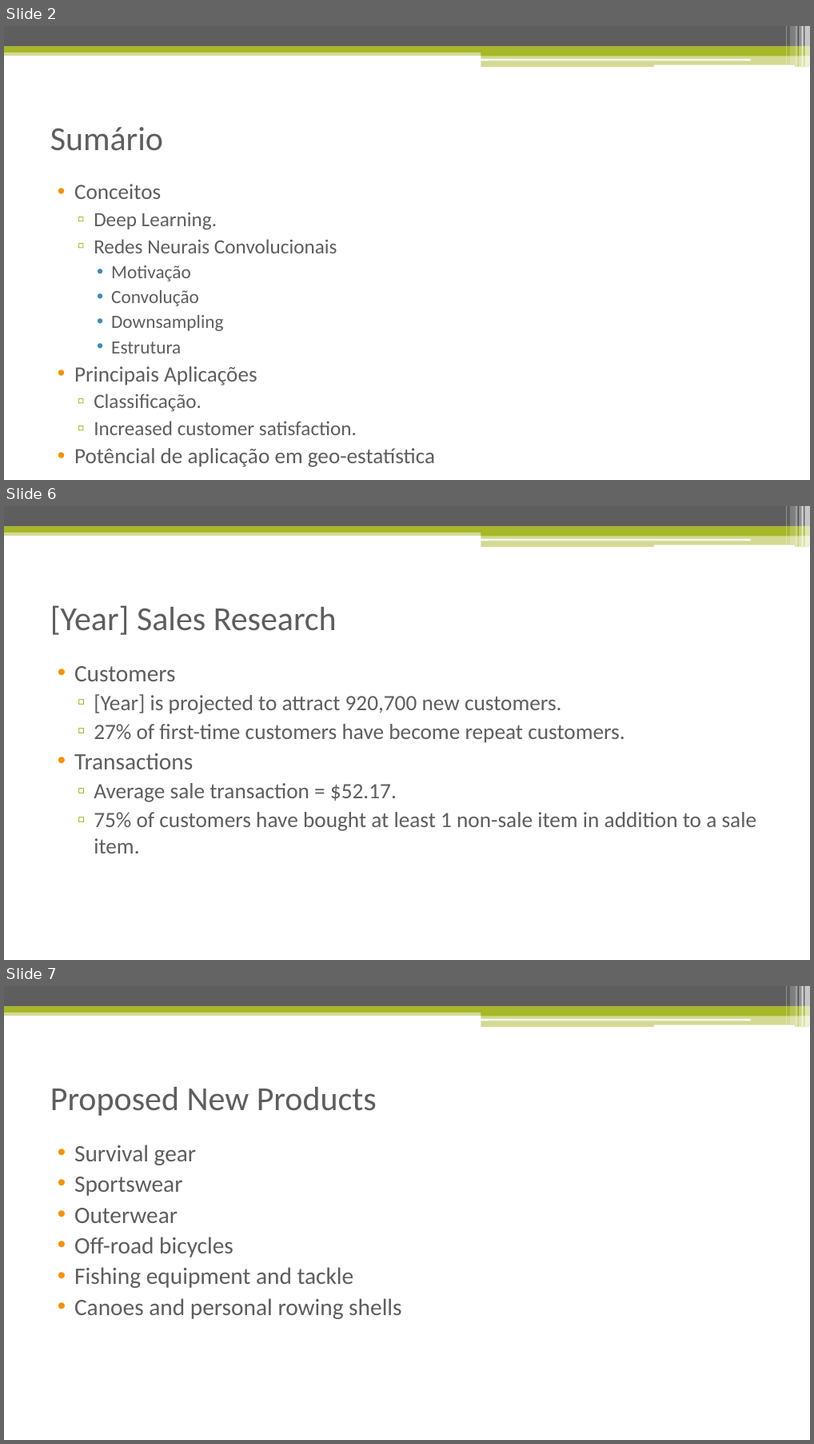
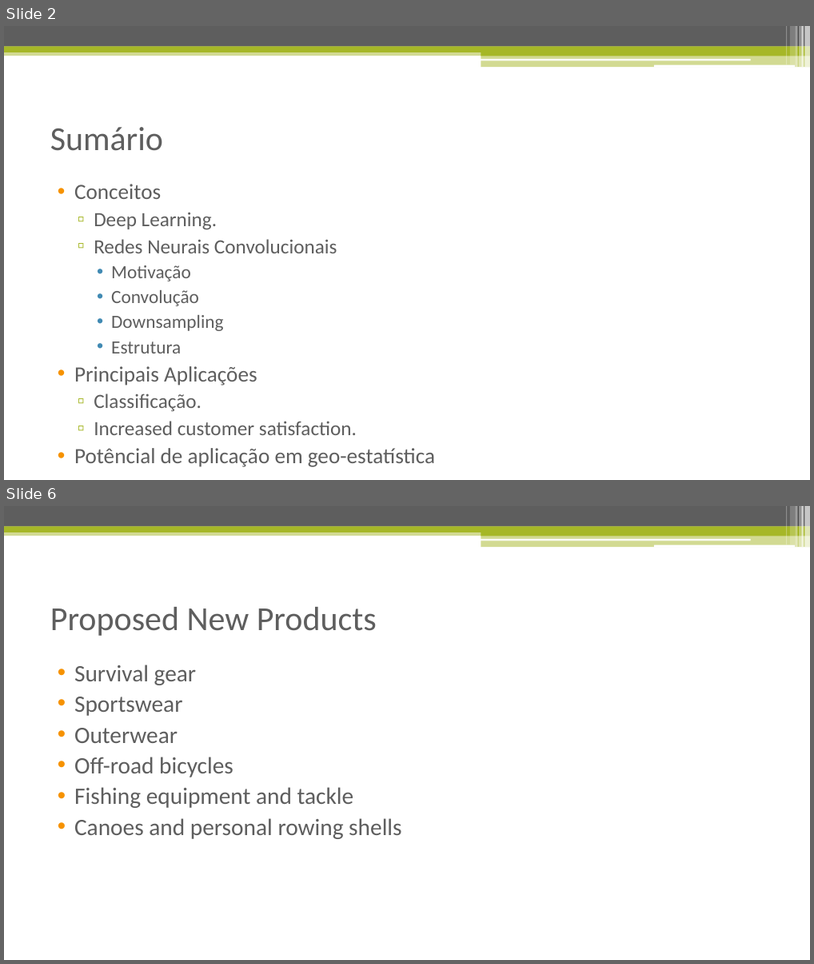
Before and after one commit to isacra/isacradoctoralstuffs, a slide deck: Apresentacoes/Redes Neurais Convolucionais.pptx. Shown one above the other, each under a label of ours: slides 2, 6 and 7 before the commit, slides 2 and 6 after it; the slides between them are not shown. The pictures are 814x1444 and 814x964 pixels, drawn with LibreOffice and Linux fonts; fonts in the diff are those of the drawing. Boxes give left, top, right and bottom in pixels: in the first picture for what was removed or moved away, otherwise in the second. Text is boxed around its words. In the diff, an @@ line names an element or a change of style, - is before the commit and + after.

```diff
--- a/Apresentacoes/Redes Neurais Convolucionais.pptx
+++ b/Apresentacoes/Redes Neurais Convolucionais.pptx
@@ slide 6 removed at box(4, 506, 810, 960), background #FFFFFF; not listed: 13 template elements that a slide beside it also shows @@
@@ title removed at box(50, 605, 337, 635) @@
-[Year] Sales Research
@@ text removed at box(74, 666, 758, 853) @@
-• Customers
-  ▫ [Year] is projected to attract 920,700 new customers.
-  ▫ 27% of first-time customers have become repeat customers.
-• Transactions
-  ▫ Average sale transaction = $52.17.
-  ▫ 75% of customers have bought at least 1 non-sale item in addition to a sale item.
@@ what was slide 7 is now slide 6 @@
```
Also in this commit, not shown: 3 slides added, 3 other slides removed, 4 other files.
